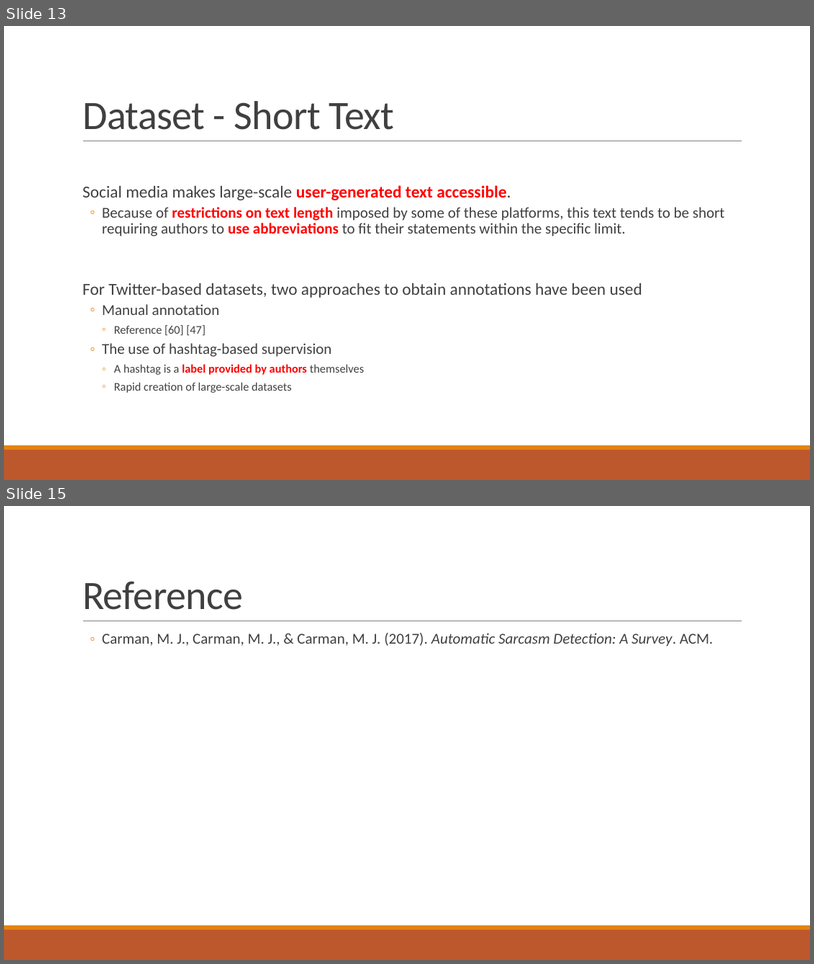
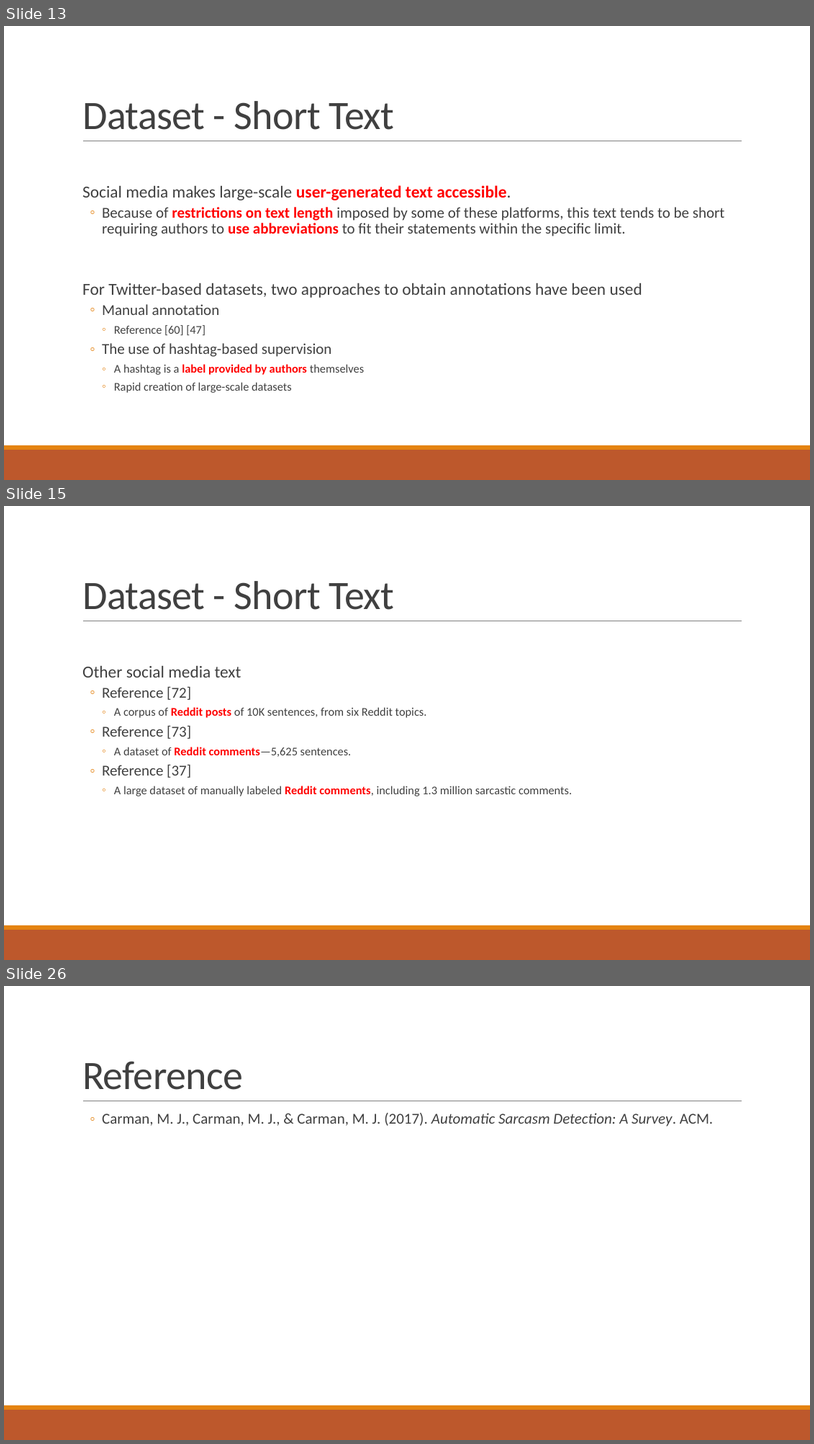
Before and after one commit to liangxh/grad, a slide deck: [文献调研] Automatic Sarcasm Detection A Survey.pptx. Shown one above the other, each under a label of ours: slides 13 and 15 before the commit, slides 13, 15 and 26 after it; the slides between them are not shown. The pictures are 814x964 and 814x1444 pixels, drawn with LibreOffice and Linux fonts; fonts in the diff are those of the drawing. Boxes give left, top, right and bottom in pixels: in the first picture for what was removed or moved away, otherwise in the second. Text is boxed around its words. In the diff, an @@ line names an element or a change of style, - is before the commit and + after.

```diff
--- a/[文献调研] Automatic Sarcasm Detection A Survey.pptx
+++ b/[文献调研] Automatic Sarcasm Detection A Survey.pptx
@@ slide 15 added at (x1=4, y1=506, x2=810, y2=960), background #FFFFFF; not listed: 3 template elements that a slide beside it also shows @@
@@ title added at (x1=82, y1=581, x2=395, y2=610), 48 pt, text #404040 @@
+Dataset - Short Text
@@ text added at (x1=82, y1=666, x2=572, y2=796), 14 pt, text #404040 @@
+  Other social media text
+  ◦ Reference [72]
+    ◦ A corpus of Reddit posts of 10K sentences, from six Reddit topics.
+  ◦ Reference [73]
+    ◦ A dataset of Reddit comments—5,625 sentences.
+  ◦ Reference [37]
+    ◦ A large dataset of manually labeled Reddit comments, including 1.3 million sarcastic comments.
@@ what was slide 15 is now slide 26 @@
```
Also in this commit, not shown: 10 other slides added.
